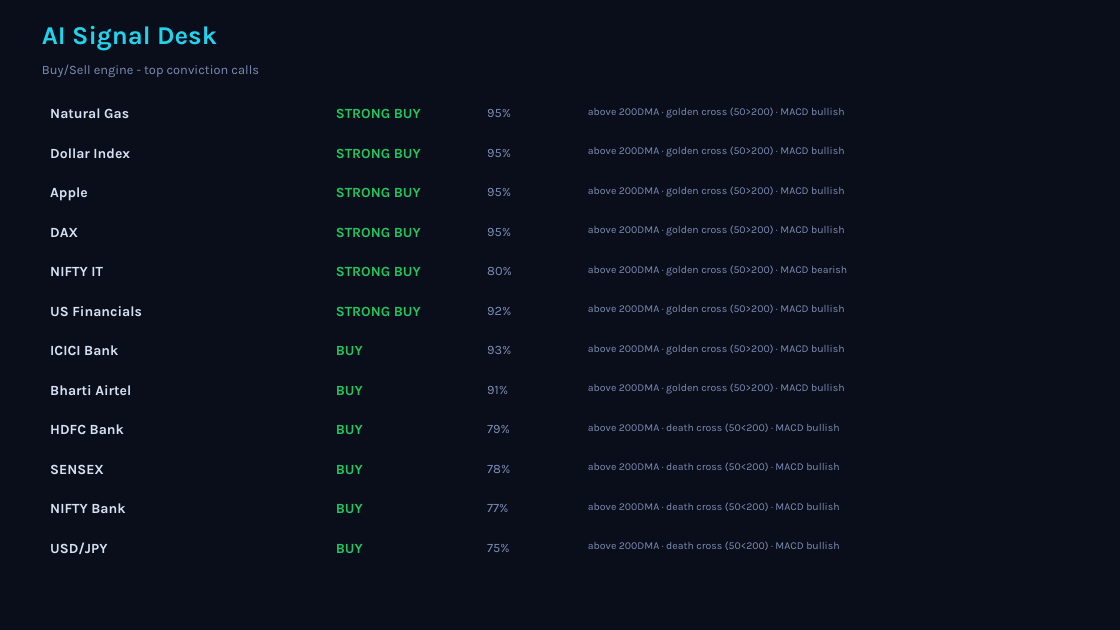
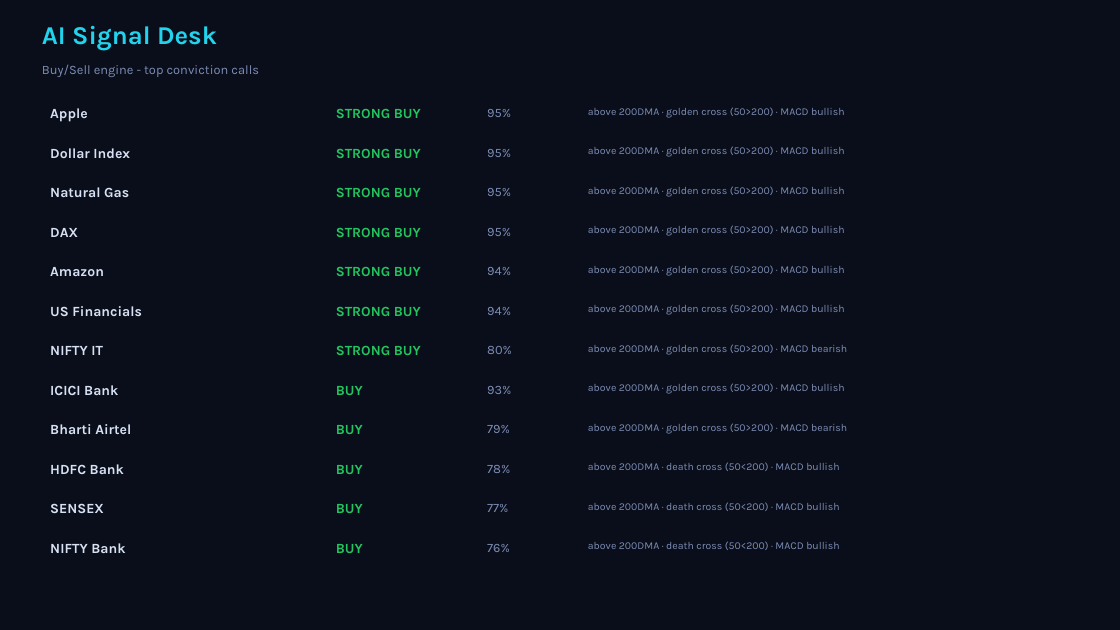
Before and after one commit to Pravkum23/pmr-terminal, a slide deck: slide 4 of docs/pmr_daily.pptx. Drawn at 1120x630 pixels with LibreOffice and Linux fonts; fonts in the diff are those of the drawing. Boxes give left, top, right and bottom in pixels: in the first picture for what was removed or moved away, otherwise in the second. Text is boxed around its words. In the diff, an @@ line names an element or a change of style, - is before the commit and + after.

```diff
--- a/docs/pmr_daily.pptx
+++ b/docs/pmr_daily.pptx
@@ text "Apple": place and size @@
-text "Apple" at (50,187,87,201)
+text "Apple" at (50,108,87,122)
@@ 3 texts: place and size @@
-3 texts at (50,108,512,276)
+3 texts at (50,187,512,355)
@@ text added at (50,267,104,276), 12 pt, text #D7E1F3, bold @@
+Amazon
@@ text added at (487,267,511,275), 11 pt, text #7C8DB5 @@
+94%
@@ text at (588,265,844,276): text changed @@
-above 200DMA · golden cross (50>200) · MACD bearish
+above 200DMA · golden cross (50>200) · MACD bullish
@@ text at (487,307,511,315): text changed @@
-92%
+94%
@@ text at (336,346,421,355): text changed @@
-BUY
+STRONG BUY
@@ text at (588,344,847,355): text changed @@
-above 200DMA · golden cross (50>200) · MACD bullish
+above 200DMA · golden cross (50>200) · MACD bearish
@@ text removed at (487,386,508,394) @@
-91%
@@ text at (588,423,847,434): text changed @@
-above 200DMA · death cross (50<200) · MACD bullish
+above 200DMA · golden cross (50>200) · MACD bearish
@@ 6 texts: place and size @@
-6 texts at (50,345,511,513)
+6 texts at (50,385,511,553)
@@ text removed at (50,542,107,554) @@
-USD/JPY
@@ text at (487,544,510,552): text changed @@
-75%
+76%
```
Also in this commit, not shown: 3 other slides changed, 3 other files.
